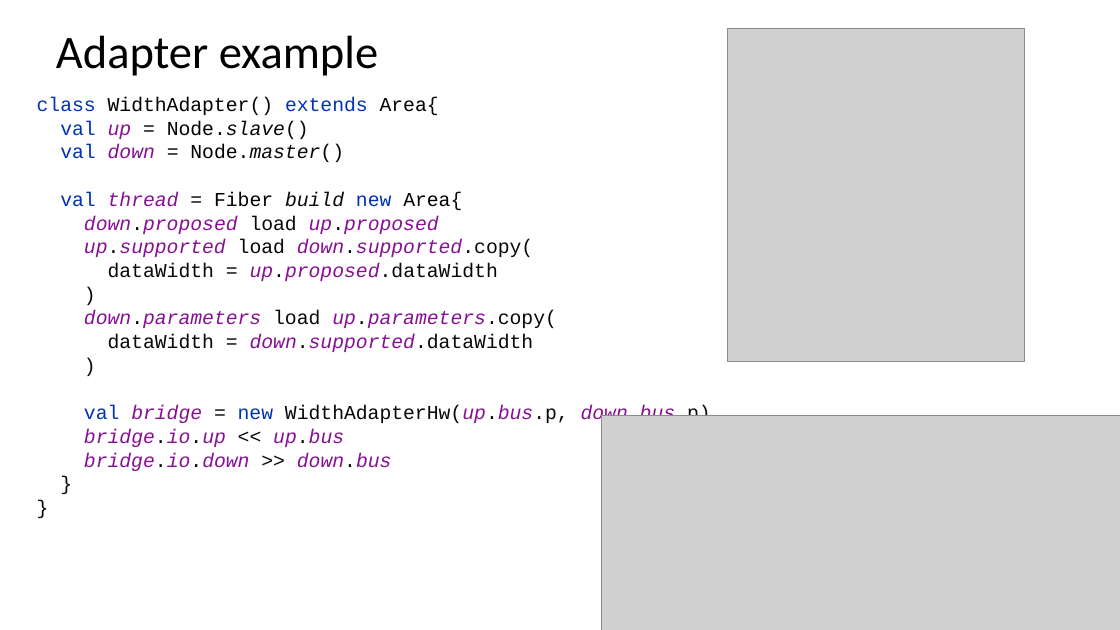
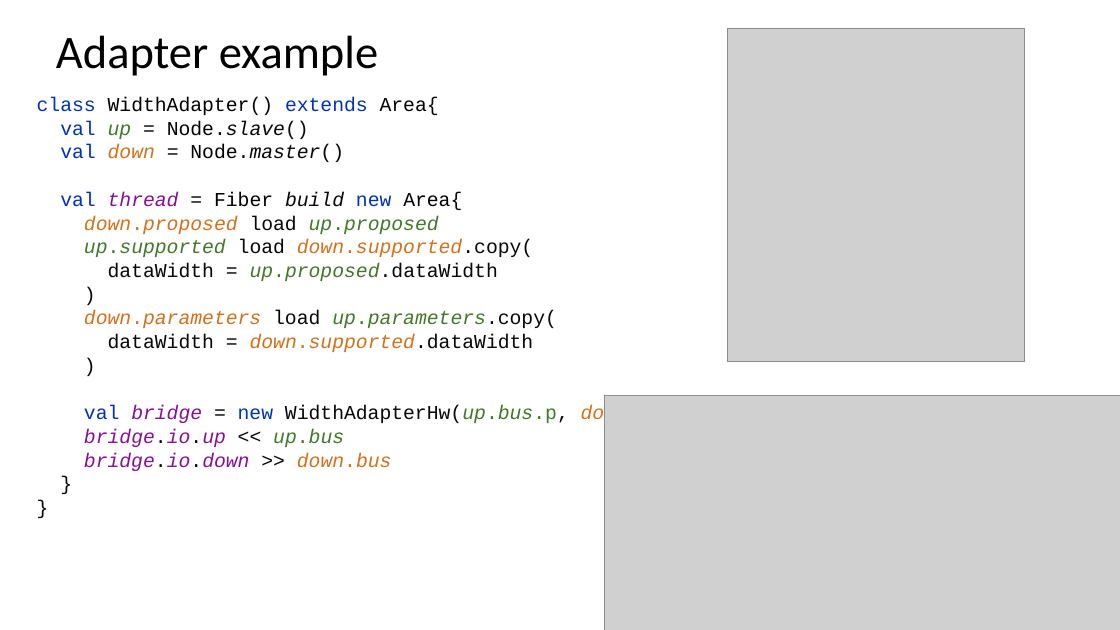
Before and after one commit to SpinalHDL/SpinalDoc, a slide deck: slide 54 of presentation/en/fsic_100723/fsic_100723.odp. Drawn at 1120x630 pixels with LibreOffice and Linux fonts; fonts in the diff are those of the drawing; grey boxes stand for pictures. Boxes give left, top, right and bottom in pixels: in the first picture for what was removed or moved away, otherwise in the second. Text is boxed around its words. In the diff, an @@ line names an element or a change of style, - is before the commit and + after.

```diff
--- a/presentation/en/fsic_100723/fsic_100723.odp
+++ b/presentation/en/fsic_100723/fsic_100723.odp
@@ text "class WidthAdapter() extends Area{ val ..." at [37,97,711,471]: text colour #871094 to #407927 in "up up.proposed up.supported", "up.proposed.dataWidth", "up.parameters.copy(", "WidthAdapterHw(up.bus.p, up.bus"; text colour #871094 to #D4711A in "down down.proposed down.supported.copy(", "down.parameters", "down.supported.dataWidth", "down.bus.p) down.bus"; text colour #080808 to #D4711A in "down.proposed down.supported.copy(", "down.parameters", "down.supported.dataWidth", "down.bus.p) down.bus"; text colour #080808 to #407927 in "up.proposed up.supported", "up.proposed.dataWidth", "up.parameters.copy(", "WidthAdapterHw(up.bus.p, up.bus" @@
@@ picture: place and size @@
-picture at [602,416,1120,630]
+picture at [604,396,1120,630]
```
Also in this commit, not shown: 15 other slides changed, 1 other file.
